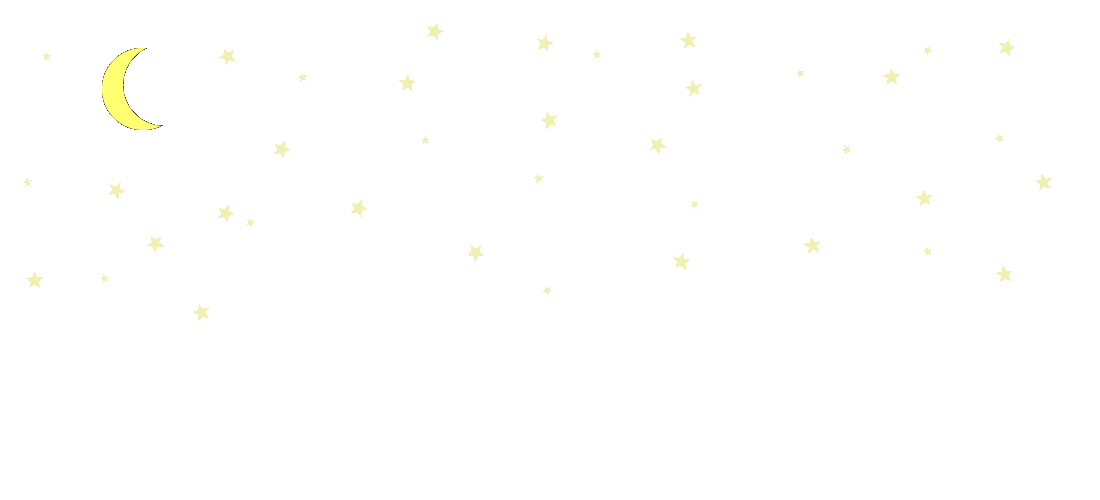
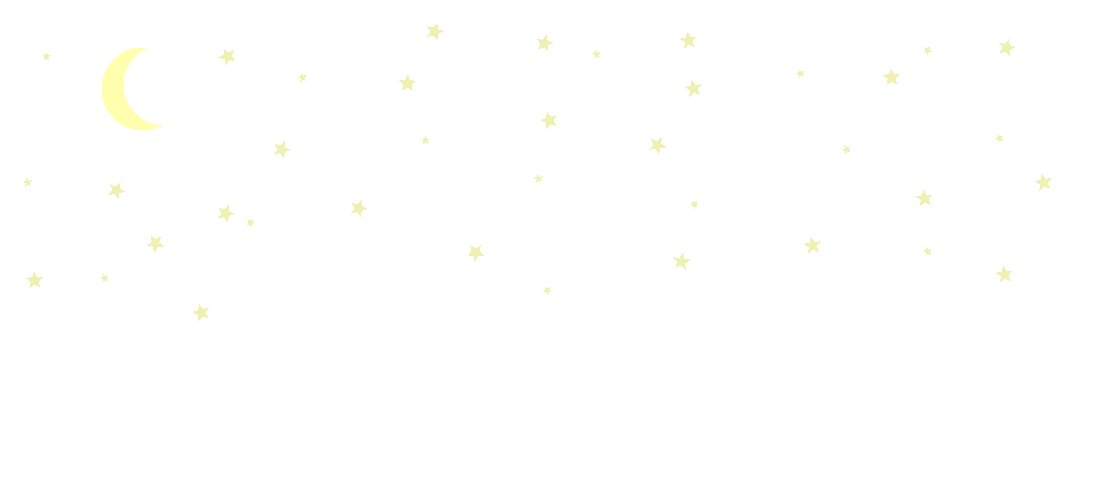
Before/after of a 1100x500 layered artwork. What changed in the layer stack:
painted on "Background1.png" over (102, 48, 163, 130)
